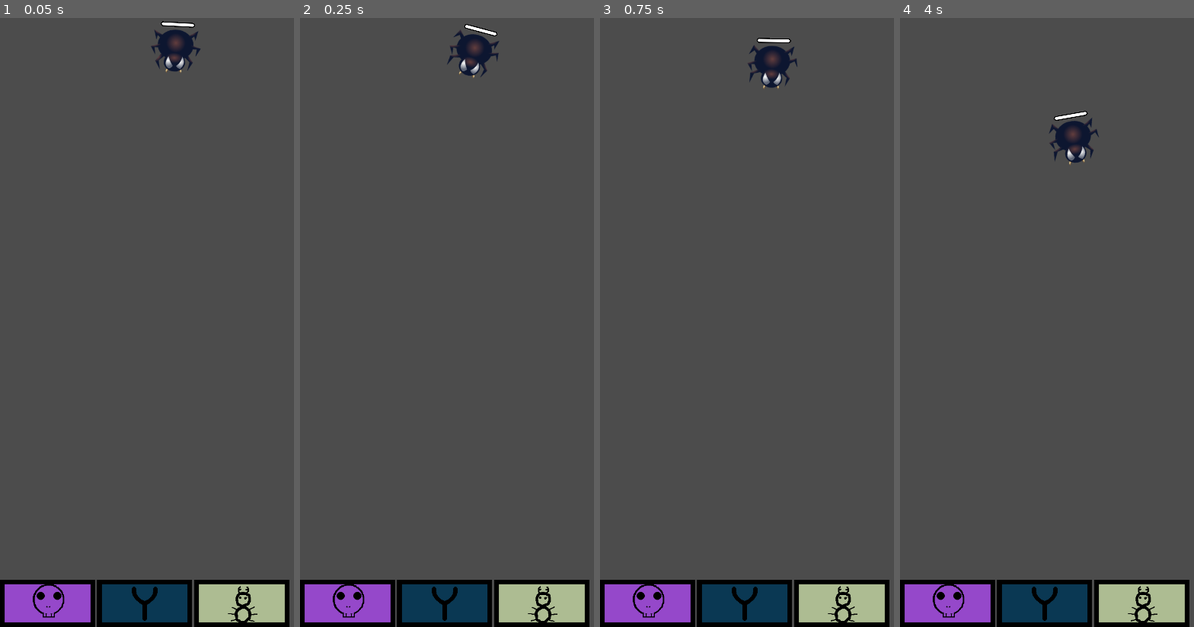
Above: before the commit, frames 1-4 (left to right).
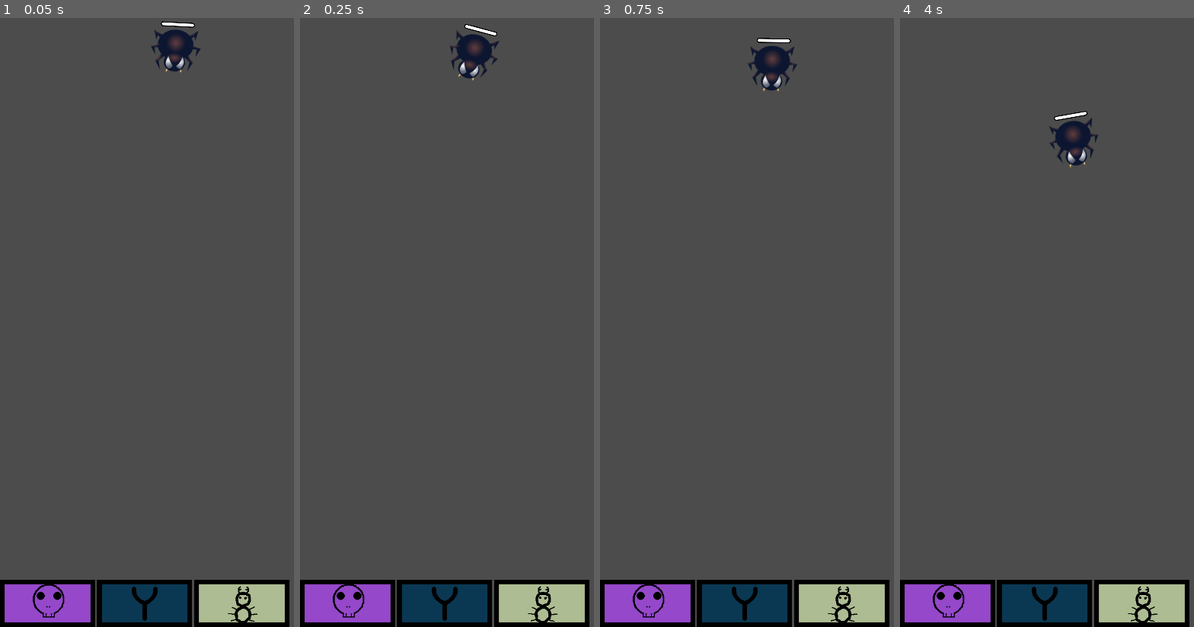
Above: after the commit, the same moments.

Repository: algch/Pest-Control
Game: Godot game, scene res://game_modes/Waves.tscn
The game is run twice, just before and just after one commit, with the same random seed, the same clock (stepped at 60 frames per second) and the same inputs.
Inputs (mouse positions are in pixels of both pictures, inside the frame that each line leads up to):
- Up to frame 1 (0.05 s): no input
- Up to frame 2 (0.25 s): no input
- Up to frame 3 (0.75 s): click (647, 602) at 0.5 s
- Up to frame 4 (4 s): click (1044, 602) at 1.25 s; click (1141, 602) at 2 s; click (947, 602) at 2.75 s; click (1044, 602) at 3.5 s

Frame 1 is identical in both runs. In frame 2, 0.2% of the frame differs, in the area x 50-68%, y 2-11%; in frame 3, 0.2%; in frame 4, 0.2%, in the area x 50-68%, y 17-25%.

Commit message:
add poison behavior

Diff:
--- a/dragable_items/ant/Ant.tscn
+++ b/dragable_items/ant/Ant.tscn
@@ -74,7 +74,7 @@
 rotation = -1.5708
 frames = SubResource( 1 )
 animation = "walk"
-frame = 9
+frame = 8
 playing = true
 
 [node name="CollisionShape2D" type="CollisionShape2D" parent="."]
@@ -92,10 +92,11 @@
 [node name="AttackTimer" type="Timer" parent="."]
 
 [node name="TextureProgress" type="TextureProgress" parent="."]
-margin_left = -56.0
-margin_top = -40.0
-margin_right = 16.0
-rect_rotation = 90.0
+margin_left = -64.0
+margin_top = 40.0
+margin_right = 8.0
+margin_bottom = 80.0
+rect_rotation = -90.0
 value = 100.0
 texture_under = ExtResource( 47 )
 texture_progress = ExtResource( 48 )
--- a/dragable_items/poison/Poison.gd
+++ b/dragable_items/poison/Poison.gd
@@ -1,5 +1,10 @@
 extends StaticBody2D
 
+
+var team = "PLAYER"
+var charges = 3
+var poison_time = 1
+var poison_damage = 0.5
 
 func init(pos):
 	self.position = pos
--- a/enemies/Enemy.gd
+++ b/enemies/Enemy.gd
@@ -1,6 +1,29 @@
 extends "res://entities/WalkingCharacter.gd"
+
+var poisoned_timer = Timer.new()
+var poison_charges = 0
+var poison_damage = 0
+
 
 func _ready():
 	initial_direction = Vector2.DOWN
 	team = "ENEMY"
+	add_child(poisoned_timer)
+	poisoned_timer.connect("timeout", self, "_on_poisoned_timer_timeout")
 	._ready()
+
+func _on_poisoned_timer_timeout():
+	if not poison_charges:
+		poisoned_timer.stop()
+		return
+
+	self.health -= self.poison_damage
+	self.poison_charges -= 1
+	poisoned_timer.start()
+
+func handle_poisoned(poisoner):
+	self.poison_charges = poisoner.charges
+	self.poison_damage = poisoner.poison_damage
+	self.poisoned_timer.set_wait_time(poisoner.poison_time)
+	self.poisoned_timer.start()
+	print(self.name, " has been poisoned by ", poisoner.name)
--- a/enemies/spider/Spider.tscn
+++ b/enemies/spider/Spider.tscn
@@ -74,7 +74,7 @@
 rotation = -1.5708
 frames = SubResource( 1 )
 animation = "walk"
-frame = 4
+frame = 5
 playing = true
 
 [node name="CollisionShape2D" type="CollisionShape2D" parent="."]
--- a/entities/WalkingCharacter.gd
+++ b/entities/WalkingCharacter.gd
@@ -116,9 +116,6 @@
 	self.health -= 1
 	projectile.queue_free()
 
-func handle_poisoned(poisoner):
-	print(self.name, " has been poisoned by ", poisoner.name)
-
 func handle_melee_attack(attacker):
 	if attacker.team == self.team:
 		return
